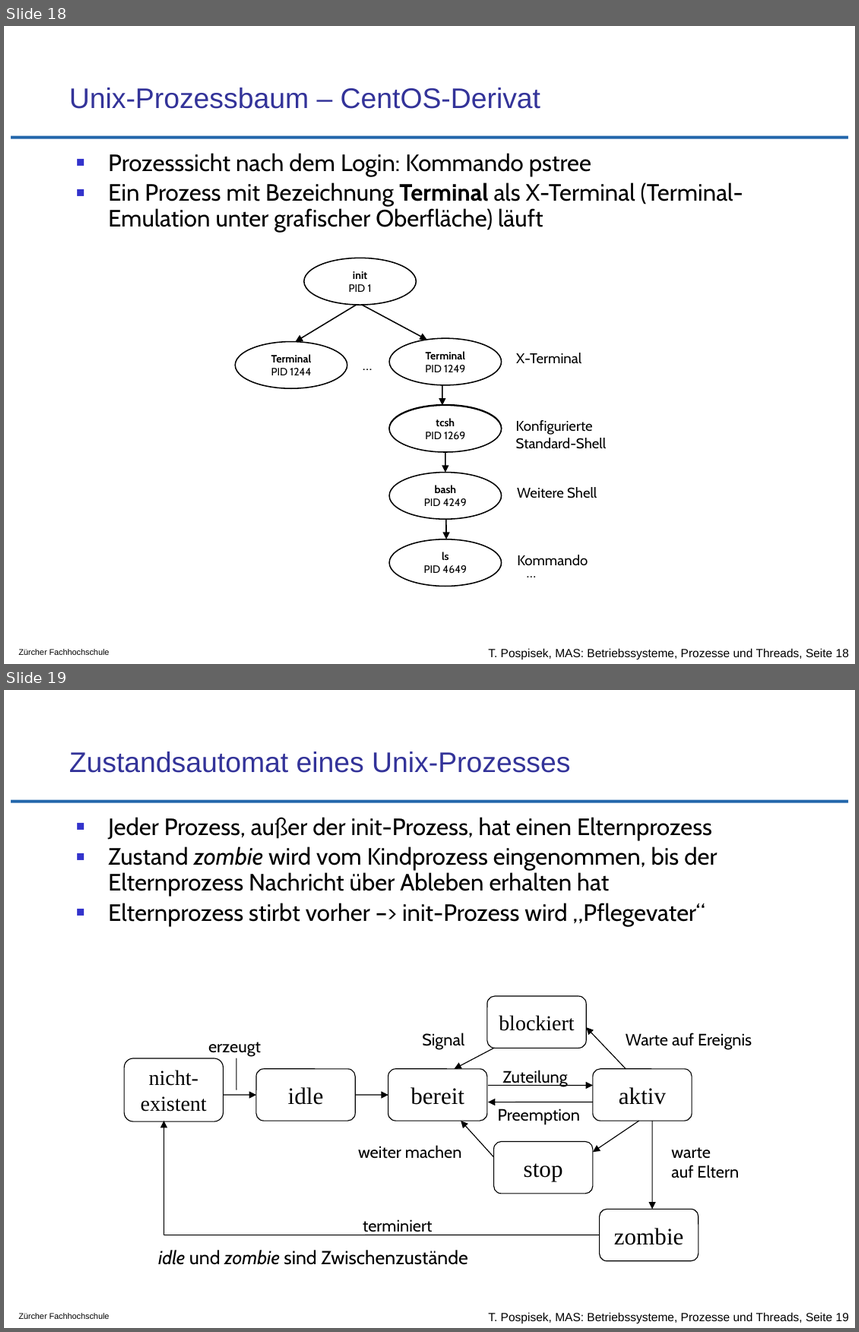
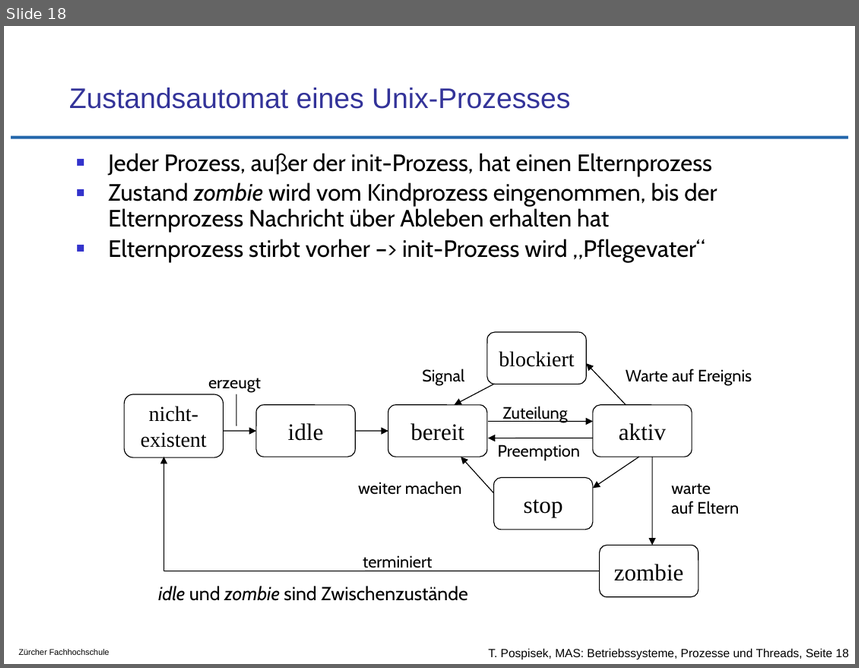
Before and after one commit to tpo/betriebssysteme, a slide deck: 05-2_Prozesse_und_Threads.odp. Shown one above the other, each under a label of ours: slides 18 and 19 before the commit, slide 18 after it. The pictures are 859x1332 and 859x668 pixels, drawn with LibreOffice and Linux fonts; fonts in the diff are those of the drawing; background and template pictures are left out. Boxes give left, top, right and bottom in pixels: in the first picture for what was removed or moved away, otherwise in the second. Text is boxed around its words. In the diff, an @@ line names an element or a change of style, - is before the commit and + after.

Commit message:
Prozesse und Threads Folien verschlankt
* Seite 18 "Unix-Prozessbaum – CentOS-Derivat": gelöscht,
  weitgehend redundant mit Seite 17.

* Seite 17 "Unix-Prozessbaum": "PID 0" Prozess gelöscht,
  kommt unter Linux nicht vor, frühere Unixe sind heute
  nur noch marginal relevant

* Seite 17 "Unix-Prozessbaum" "PID 0": pstree erwähnt

* diverse kleinere Korrekturen

```diff
--- a/05-2_Prozesse_und_Threads.odp
+++ b/05-2_Prozesse_und_Threads.odp
@@ slide 18 removed at (x1=4, y1=26, x2=855, y2=664), background #FFFFFF; not listed: 3 template elements that a slide beside it also shows @@
@@ title removed at (x1=69, y1=88, x2=541, y2=109) @@
-Unix-Prozessbaum – CentOS-Derivat
@@ text removed at (x1=108, y1=153, x2=743, y2=233) @@
-■ Prozesssicht nach dem Login: Kommando pstree
-■ Ein Prozess mit Bezeichnung Terminal als X-Terminal (Terminal-Emulation unter grafischer Oberfläche) läuft
@@ group removed at (x1=236, y1=259, x2=607, y2=586): 7 ellipses, 6 texts, 5 arrows @@
-init
-PID 1
-Terminal
-PID 1244
-X-Terminal
-Konfigurierte
-Standard-Shell
-Terminal
-PID 1249
-tcsh
-PID 1350
-tcsh
-PID 1269
-bash
-PID 4249
-ls
-PID 4649
-…
-Weitere Shell
-Kommando
-…
@@ what was slide 19 is now slide 18 @@
@@ text at (x1=488, y1=648, x2=849, y2=660): text changed @@
-T. Pospisek, MAS: Betriebssysteme, Prozesse und Threads, Seite 19
+T. Pospisek, MAS: Betriebssysteme, Prozesse und Threads, Seite 18
```
Also in this commit, not shown: 8 slides changed, 1 other file.
